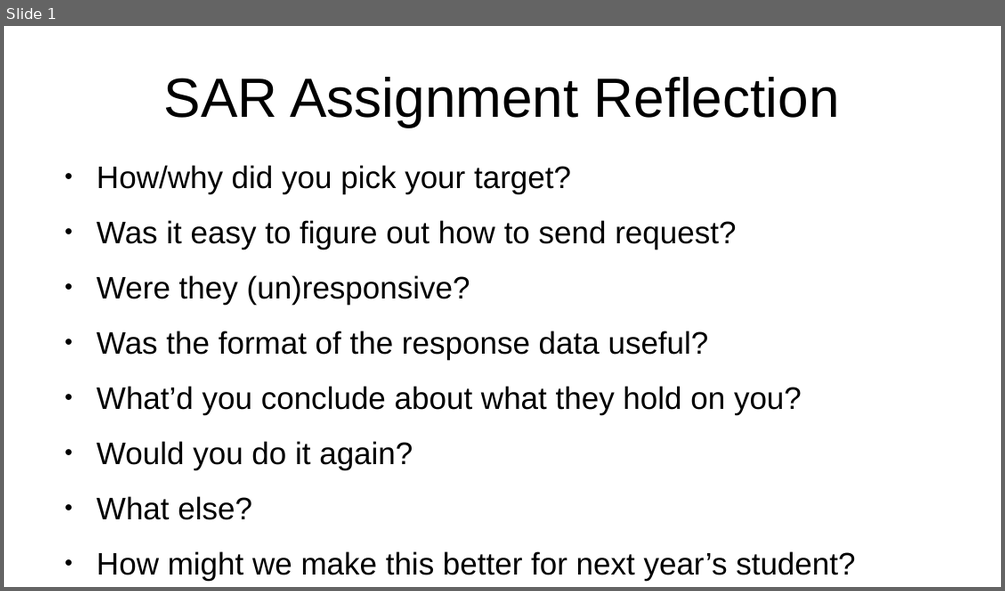
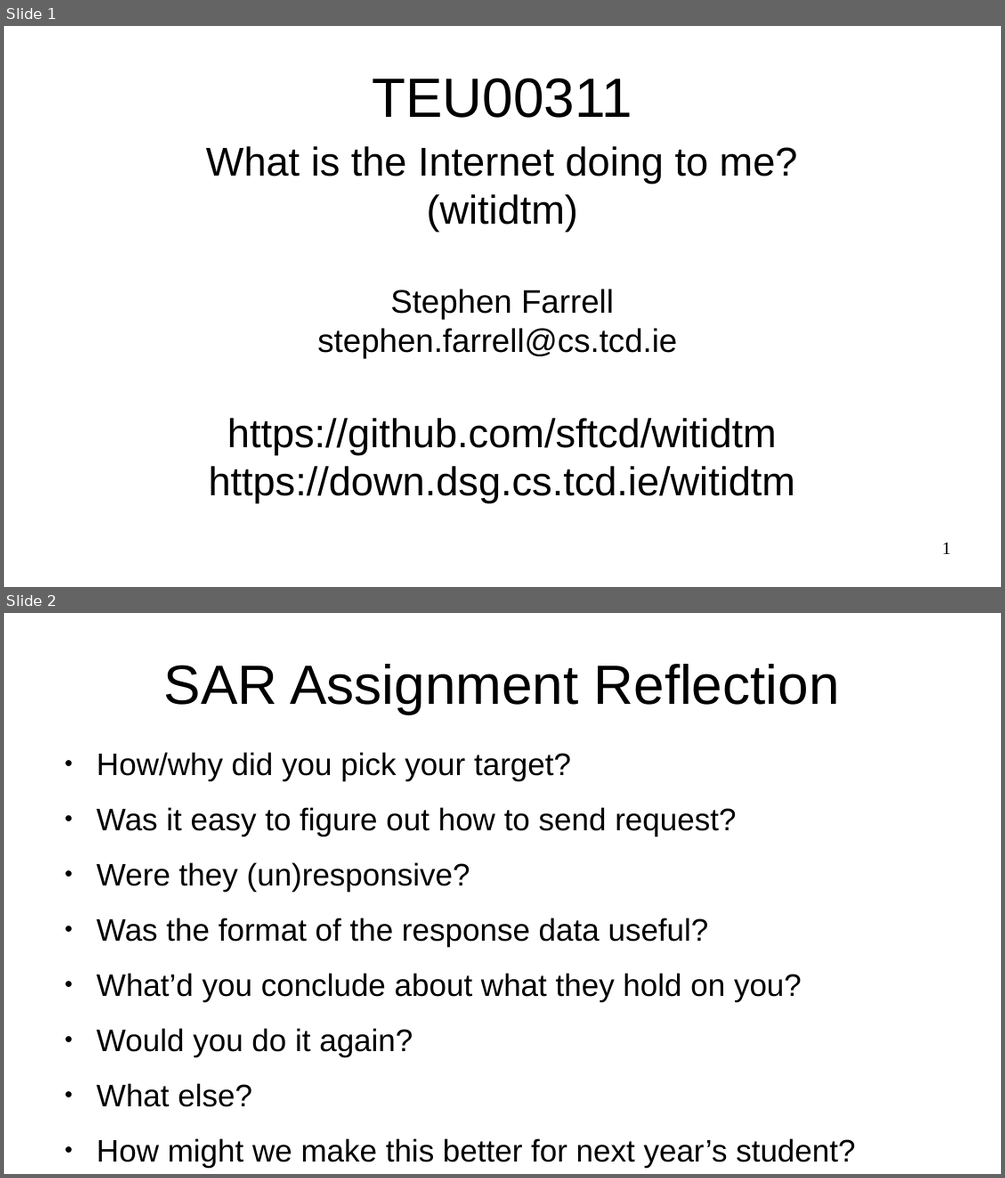
Before and after one commit to sftcd/witidtm, a slide deck: lectures/2020-2021/sar-reflection.odp. Shown one above the other, each under a label of ours: slide 1 before the commit, slides 1 and 2 after it. The pictures are 1005x591 and 1005x1178 pixels, drawn with LibreOffice and Linux fonts; fonts in the diff are those of the drawing. Boxes give left, top, right and bottom in pixels: in the first picture for what was removed or moved away, otherwise in the second. Text is boxed around its words. In the diff, an @@ line names an element or a change of style, - is before the commit and + after.

```diff
--- a/lectures/2020-2021/sar-reflection.odp
+++ b/lectures/2020-2021/sar-reflection.odp
@@ slide 1 added at bbox=[4, 26, 1001, 587], background #FFFFFF @@
@@ title added at bbox=[372, 78, 632, 118], 44 pt, text #000000 @@
+TEU00311
@@ subtitle added at bbox=[206, 146, 798, 503], 32 pt, text #000000 @@
+What is the Internet doing to me?
+(witidtm)
+Stephen Farrell
+stephen.farrell@cs.tcd.ie
+https://github.com/sftcd/witidtm
+https://down.dsg.cs.tcd.ie/witidtm
@@ page number added at bbox=[942, 542, 951, 554], 14 pt, text #000000 @@
+1
@@ what was slide 1 is now slide 2 @@
```
Also in this commit, not shown: 1 other slide added, 1 other file.
